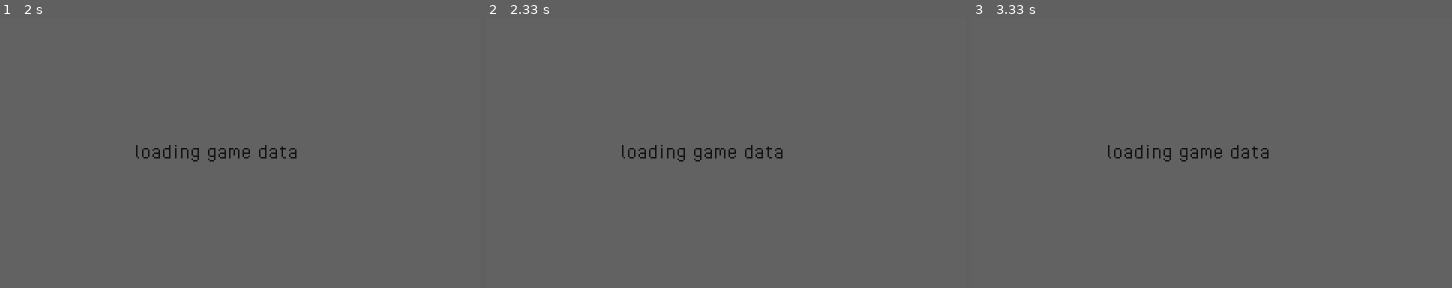
Above: before the commit, frames 1-3 (left to right).
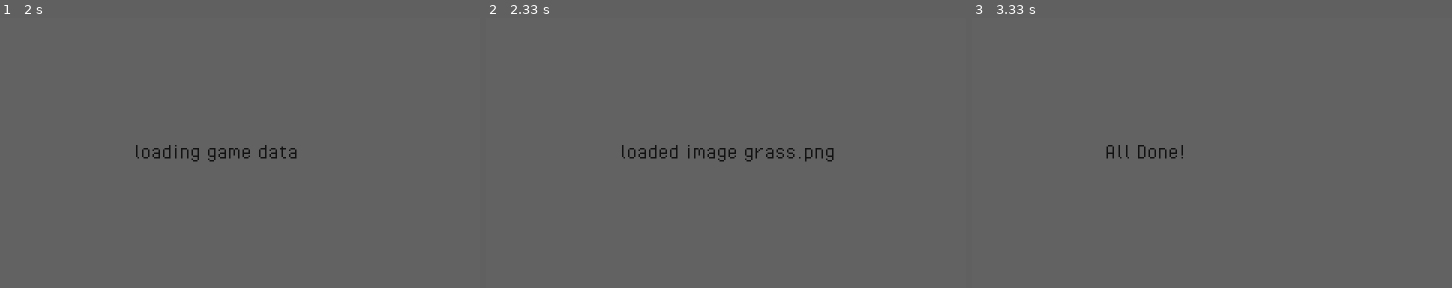
Above: after the commit, the same moments.

Repository: Valdotorium/PyKart
Game: pygame game, started from main.py
Two runs of this game, one before a commit and one after it. Both use one fixed random seed, a clock stepped at 60 frames per second and the inputs below.
Inputs:
- Up to frame 1 (2 s): no input
- Up to frame 2 (2.33 s): no input
- Up to frame 3 (3.33 s): no input
The pictures show only the part of the screen within x 33-83%, y 19-69%; the shares and areas given below are measured in that part.
In frame 2 the window is 900x450 before the commit and 960x540 after it. Grey fills any space a smaller window leaves; there, only what the larger window draws over its background counts as a difference.

Frame 1 is identical in both runs. In frame 2, 0.6% of the frame differs, in the area x 36-73%, y 47-54%; in frame 3, 0.7%, in the area x 27-62%, y 47-54%.

Commit message:
implemented safe imports and texture loading

Diff:
--- a/main.py
+++ b/main.py
@@ -22,10 +22,10 @@
         self.screen = screen
         self.fps = fps
         #loading the font files
-        self.font = "textures/FONTS/PixelOperator.ttf"
-        self.boldfont = "textures/FONTS/PixelOperator-Bold.ttf"
-        self.largefont = "textures/FONTS/PixelOperator.ttf"
-        self.largeboldfont = "textures/FONTS/PixelOperator-Bold.ttf"
+        self.font = os.path.dirname(__file__)+"/textures/FONTS/PixelOperator.ttf"
+        self.boldfont = os.path.dirname(__file__)+"/textures/FONTS/PixelOperator-Bold.ttf"
+        self.largefont = os.path.dirname(__file__)+"/textures/FONTS/PixelOperator.ttf"
+        self.largeboldfont = os.path.dirname(__file__)+"/textures/FONTS/PixelOperator-Bold.ttf"
         #initializing the font
         self.font = pygame.font.Font(self.font, 16)
         self.boldfont = pygame.font.Font(self.boldfont, 16)
@@ -36,6 +36,12 @@
         self.CFG_visuals = True
         self.CFG_debug_mode = True
         self.CFG_limit_refresh_access = False
+
+        #options
+        self.S_Fitscreen = True
+        self.S_Fullscreen = False
+
+
 
 
     def run(self):
@@ -49,5 +55,5 @@
         if event.type == pygame.QUIT:
             running = False
         Exo.run()
-        pygame.display.update()
+        pygame.display.flip()
         time.sleep(1/fps)
--- a/notes/errors.txt
+++ b/notes/errors.txt
@@ -1 +1,2 @@
 01: could not get screen sizes
+02: could not load textures
--- a/res/fw/fw.py
+++ b/res/fw/fw.py
@@ -10,4 +10,6 @@
     txt = obj.largefont.render(text, True, (20, 20, 20))
     obj.screen.blit(txt, (600, 300))
     if not obj.CFG_limit_refresh_access:
-        pygame.display.update()
+        obj.screen.fill((100,100,100))
+        obj.screen.blit(txt, (600, 300))
+        pygame.display.flip()
--- a/res/load.py
+++ b/res/load.py
@@ -1,5 +1,6 @@
 import pygame
 import time
+import os
 from .fw import fw as utils
 def respond(obj):
     print("ive loaded from the source package!")
@@ -7,3 +8,35 @@
     time.sleep(1)
     obj.dimensions = utils.getScreenSize()
     print("LOG: screen dimensions are:", obj.dimensions)
+    if obj.S_Fitscreen:
+        utils.displayText(obj,"fitting screen sizes")
+        if obj.S_Fullscreen:
+            obj.screen = pygame.display.set_mode(obj.dimensions[0], pygame.FULLSCREEN)
+        else:
+            obj.screen = pygame.display.set_mode(obj.dimensions[0])
+        obj.screen.fill((100, 100, 100))
+        pygame.display.set_caption("Project Exoplanet")
+    obj.dimensions = obj.dimensions[0]
+    utils.displayText(obj,"finding files")
+
+    CurrentPath = os.path.dirname(os.path.realpath(os.path.dirname(__file__)))
+    gamefiles = os.listdir(CurrentPath)
+
+    print("LOG: found gamefiles in:", gamefiles)
+    utils.displayText(obj,"checking for necessary files")
+    if "textures" in gamefiles:
+        utils.displayText(obj,"found textures folder")
+        if "images" in os.listdir(CurrentPath+"/textures"):
+            imagefiles = os.listdir(CurrentPath+"/textures/images")
+            for image in imagefiles:
+                pygame.image.load(CurrentPath+"/textures/images/"+image)
+                utils.displayText(obj,f"loaded image {image}")
+                time.sleep(1)
+        else:
+            exit
+    else:
+        utils.displayText(obj,"ERROR: no textures folder found")
+        print("ERRNO_02: Could not load textures")
+        exit
+
+    utils.displayText(obj, "All Done!")
Renamed: textures/grass.png -> textures/images/grass.png
Not shown, changed: dist/.DS_Store
